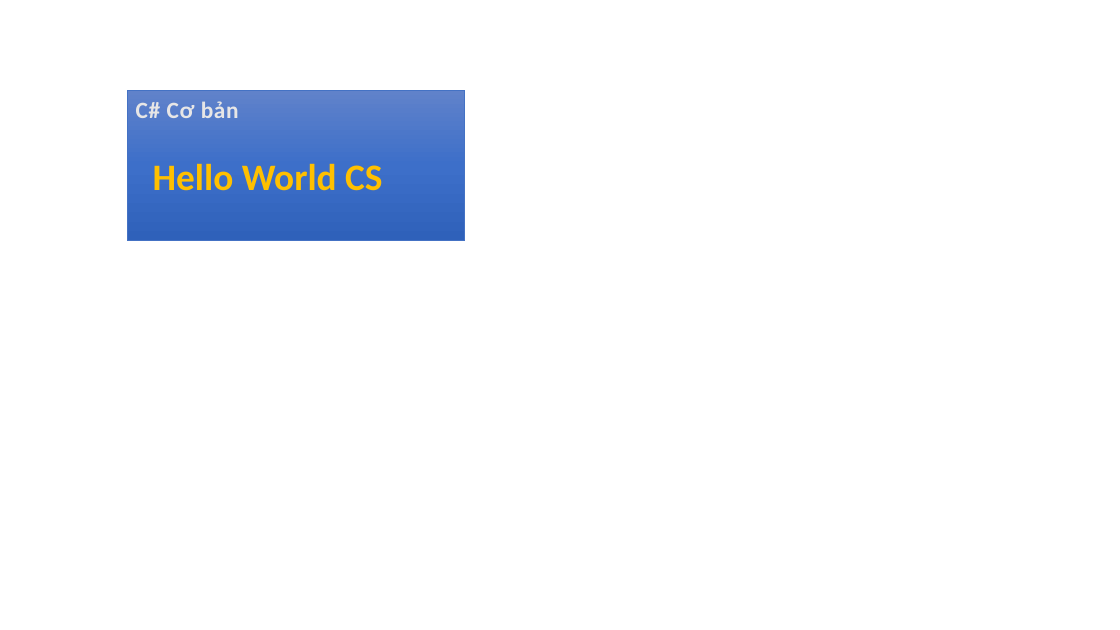
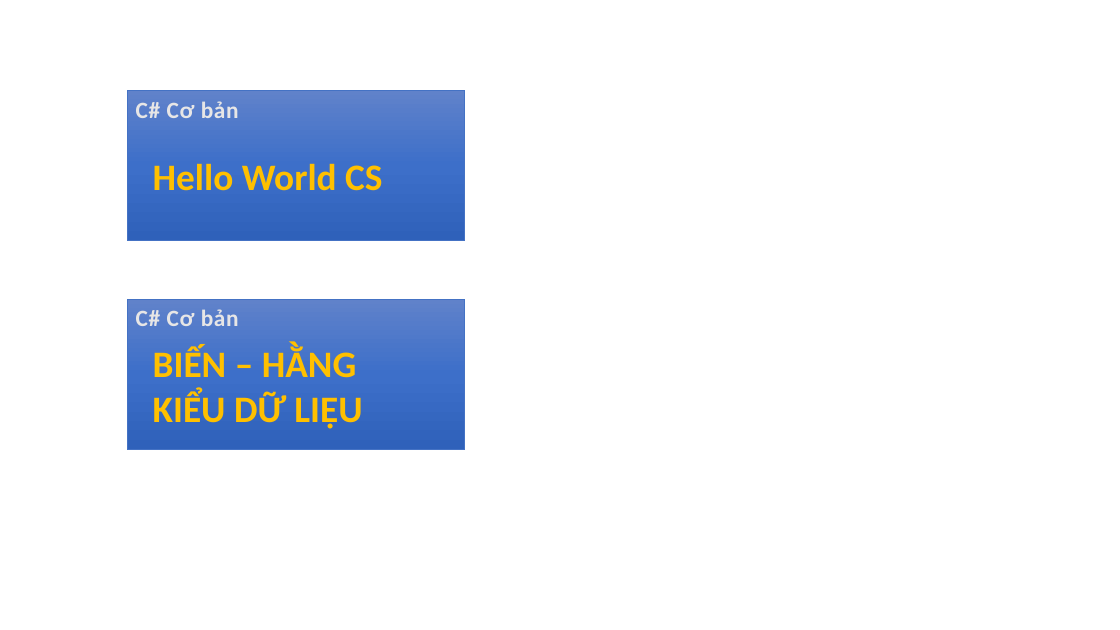
Before and after one commit to cohuynhh/learn-cs-netcore, a slide deck: slide 1 of csnc.pptx. Drawn at 1120x630 pixels with LibreOffice and Linux fonts; fonts in the diff are those of the drawing. Boxes give left, top, right and bottom in pixels: in the first picture for what was removed or moved away, otherwise in the second. Text is boxed around its words. In the diff, an @@ line names an element or a change of style, - is before the commit and + after.

```diff
--- a/csnc.pptx
+++ b/csnc.pptx
@@ rectangle added at [128, 299, 465, 450], fill gradient #6183CB to #3E70CA to #3062BB, outline #4472C4 0.5 pt @@
@@ text added at [136, 309, 239, 326], 20 pt, text #E7E6E6, bold @@
+C# Cơ bản
@@ text added at [153, 346, 362, 429], 32 pt, text #FFC000, bold @@
+BIẾN – HẰNG
+KIỂU DỮ LIỆU
```
Also in this commit, not shown: 1 other file.
